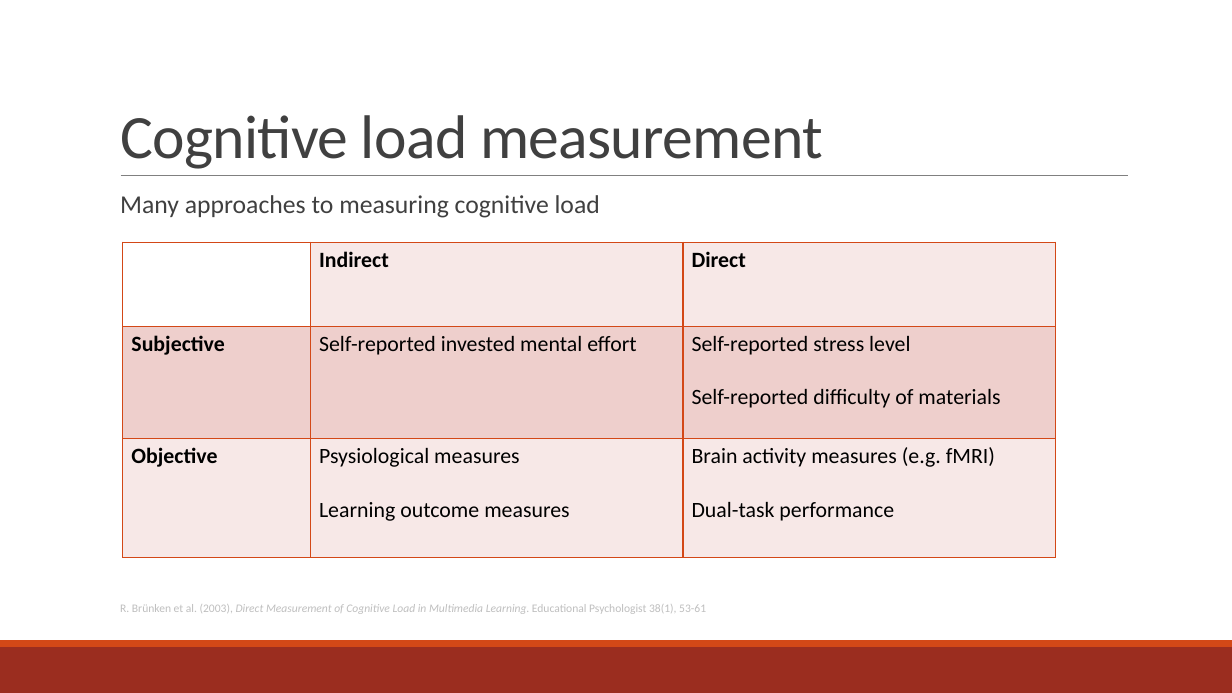
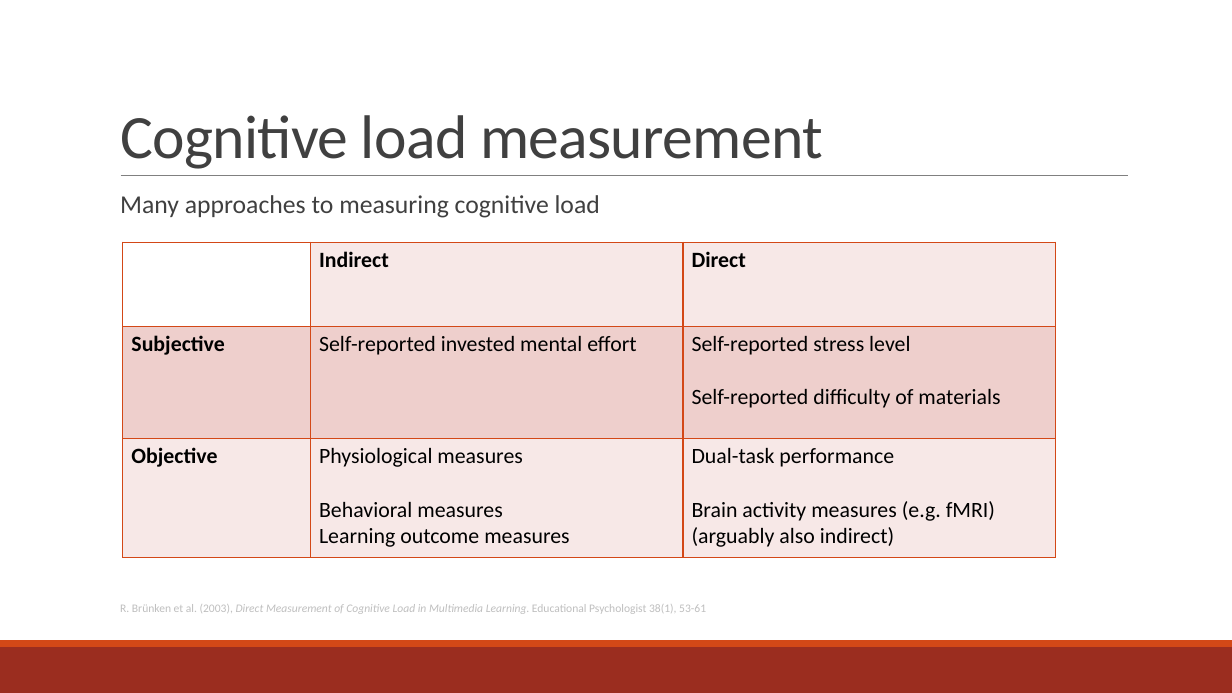
Before and after one commit to Rahazan/AI-BSc-Thesis, a slide deck: slide 2 of presentation/Portable biometrics for determining cognitive load from galvanic.pptx. Drawn at 1232x693 pixels with LibreOffice and Linux fonts; fonts in the diff are those of the drawing. Boxes give left, top, right and bottom in pixels: in the first picture for what was removed or moved away, otherwise in the second. Text is boxed around its words. In the diff, an @@ line names an element or a change of style, - is before the commit and + after.

```diff
--- a/presentation/Portable biometrics for determining cognitive load from galvanic.pptx
+++ b/presentation/Portable biometrics for determining cognitive load from galvanic.pptx
@@ table at [123, 242, 1055, 558] @@
-row 3, column 2: Psysiological measures / Learning outcome measures
+row 3, column 2: Physiological measures / Behavioral measures / Learning outcome measures
-row 3, column 3: Brain activity measures (e.g. fMRI) / Dual-task performance
+row 3, column 3: Dual-task performance / Brain activity measures (e.g. fMRI) / (arguably also indirect)
```
Also in this commit, not shown: 8 other slides changed, 15 slides added, 1 slide removed, 1 other file.
